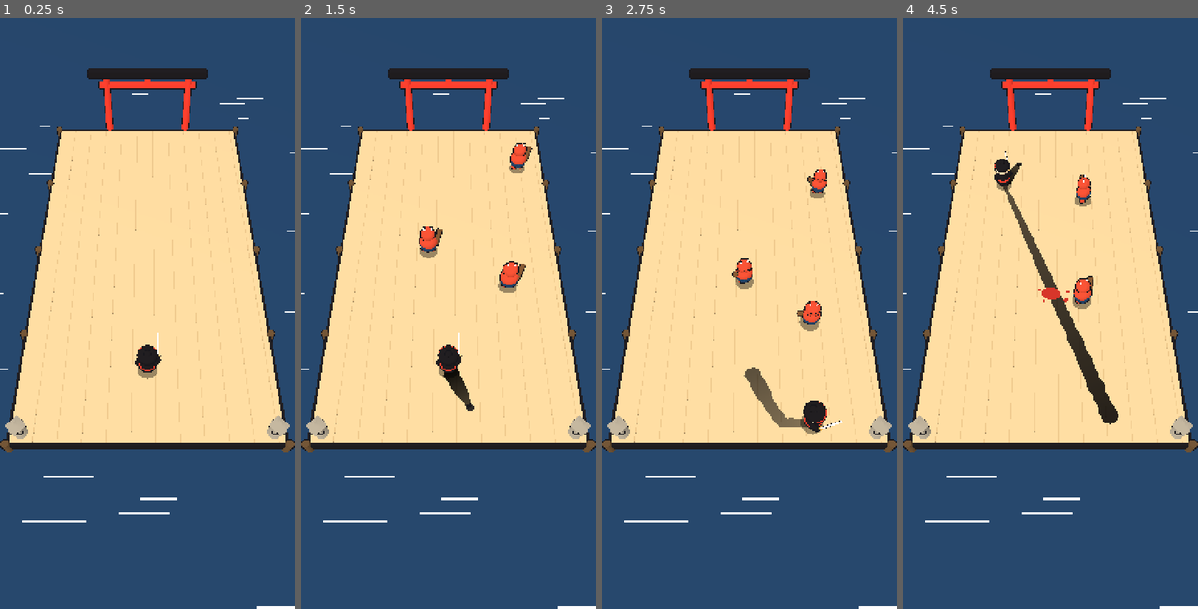
Above: before the commit, frames 1-4 (left to right).
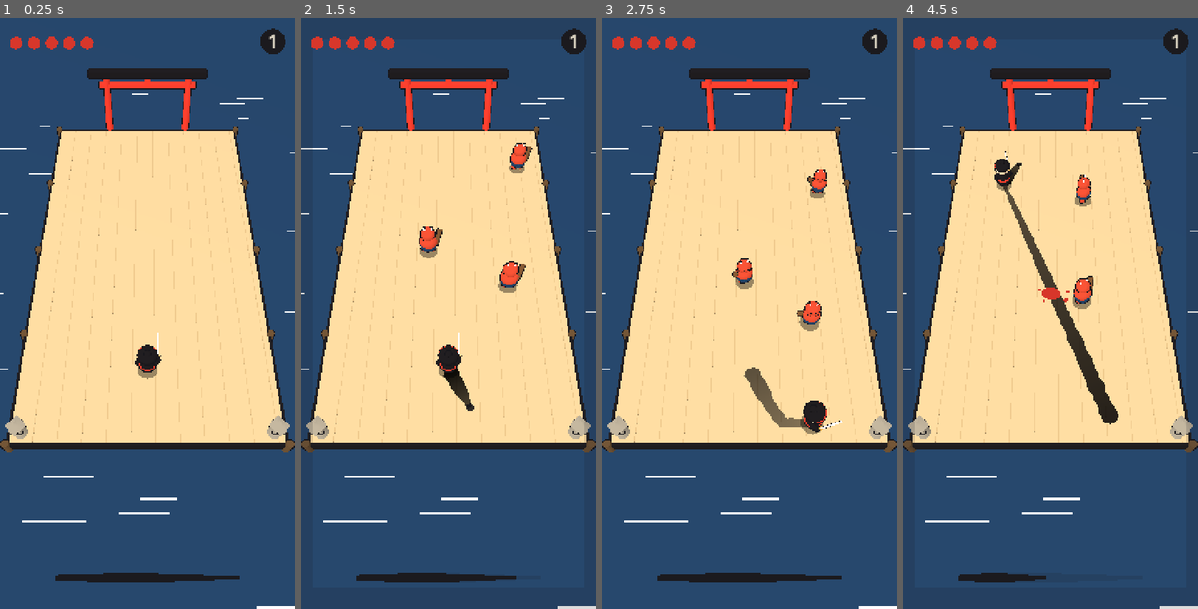
Above: after the commit, the same moments.

Repository: vroux18/ippitsu
Game: Godot game, scene res://scenes/main.tscn
The game is run twice, just before and just after one commit, with the same random seed, the same clock (stepped at 60 frames per second) and the same inputs.
Inputs (mouse positions are in pixels of both pictures, inside the frame that each line leads up to):
- Up to frame 1 (0.25 s): no input
- Up to frame 2 (1.5 s): tap Enter at 0.5 s; move the mouse to (513, 283) at 0.52 s; click (513, 283) at 0.67 s; drag from (389, 343) to (433, 431) at 1.27 s
- Up to frame 3 (2.75 s): move the mouse to (779, 183) at 2.02 s; click (779, 183) at 2.17 s
- Up to frame 4 (4.5 s): drag from (1035, 431) to (962, 224) at 2.77 s; move the mouse to (1139, 402) at 3.52 s; click (1139, 402) at 3.67 s; drag from (962, 224) to (1006, 165) at 4.27 s

The runs differ from the first frame. In frame 1, 1.4% of the frame differs, in the area x 3-97%, y 1-96%; in frame 2, 1.5%, in the area x 0-100%, y 1-100%; in frame 3, 1.4%; in frame 4, 1.2%.

Commit message:
Web en build debug, taille du HUD, trace de la caméra
Co-Authored-By: Claude Opus 5.5 <noreply@anthropic.com>

Diff:
--- a/scripts/hud.gd
+++ b/scripts/hud.gd
@@ -21,6 +21,7 @@
 
 
 func _process(delta: float) -> void:
+	size = get_viewport_rect().size
 	if hurt_flash > 0.0:
 		hurt_flash = maxf(0.0, hurt_flash - delta * 2.5)
 	if game_over:
--- a/scripts/main.gd
+++ b/scripts/main.gd
@@ -176,6 +176,7 @@
 		dist += 0.25
 	if not found:
 		best = Transform3D(Basis(), Vector3(0, 30, 18)).looking_at(Vector3.ZERO, Vector3.UP)
+	print("fit_camera vs=", vs, " found=", found, " dist=", dist)
 	_cam_base = best
 	cam.global_transform = best
 
Not shown, changed: .github/workflows/build.yml
